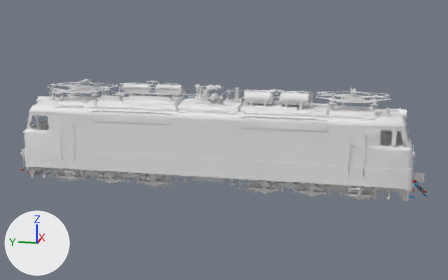
Two versions of the glTF model data/models_ktx/VL60pk-1543/VL60pk-1543.gltf, one commit apart.
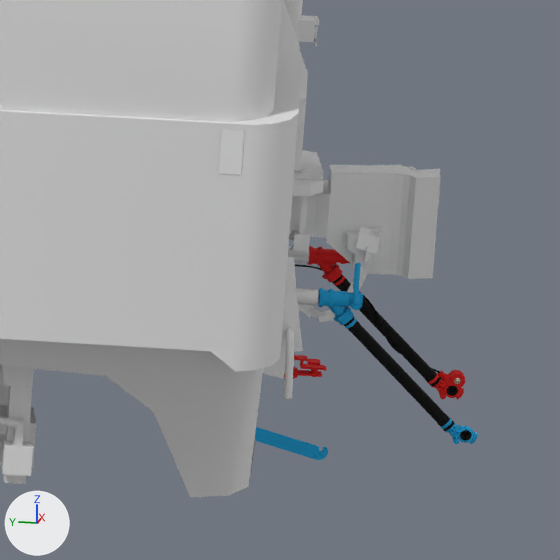
The first picture shows the older version from a camera (50 mm lens) standing at (-30.5, -6.7, 10.1) and looking at (0.1, -0.6, 2.4). The close-ups show the older and then the newer version on the part from 86% to 97% of the width and 57% to 74% of the height of that picture. Only the edits that show in the close-ups are written down. The axes (+X, +Y, +Z) are drawn at lower left. The lights are the same throughout. Where no turn or scale is listed for an object, it has been applied to the vertices.

In view in the first close-up: 'BP_bwd_Anglecock_body', 'Cab_Korpus-2', 'FL_bwd_Hose_holder_hook', 'FL_bwd_Hose_rotate_down', 'Kab_num_1', 'KatushkiALSN', 'MainBody', 'Metelnik-2', 'Pinch-2', 'SA3_bwd', 'SA3_bwd_chain', 'Uncouple_rode' and 29 more.
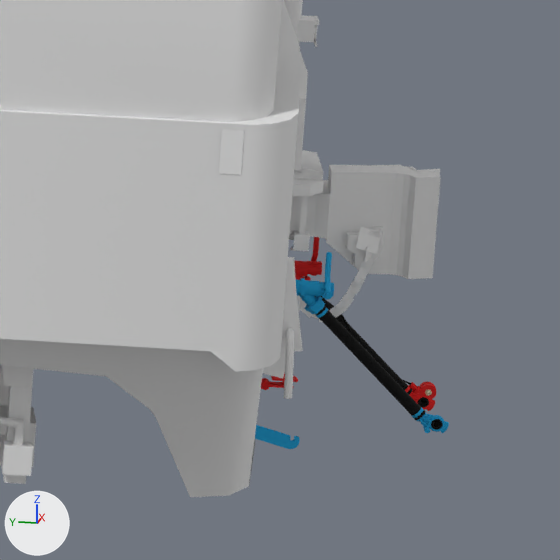
ob_bp_bwd_root is not drawn itself; it is the parent of ob_bp_bwd_anglecock_root, ob_bp_bwd_hose_holder, ob_bp_bwd_hose_root.
ob_fl_bwd_root is not drawn itself; it is the parent of ob_fl_bwd_anglecock_root, ob_fl_bwd_hose_holder_hook, ob_fl_bwd_hose_root.

Changed parts and their boxes (x1, y1, x2, y2) in the close-ups (560 x 560 px):
'FL_bwd_Hose_rotate_down', moved
    before: (369, 343, 428, 403)
    after: (340, 332, 399, 392)
'FL_bwd_Anglecock_body', moved
    before: (318, 288, 363, 322)
    after: (296, 278, 334, 311)
'BP_bwd_Anglecock_body', moved
    before: (308, 246, 350, 279)
    after: (294, 260, 322, 281)
'FL_bwd_Hose_holder_hook', moved
    before: (255, 427, 328, 460)
    after: (255, 425, 300, 449)
'BP_bwd_Head_369A', moved
    before: (433, 370, 465, 400)
    after: (409, 382, 436, 411)
'FL_bwd_Head_R1', moved
    before: (445, 423, 478, 444)
    after: (416, 412, 449, 433)
'FL_bwd_Anglecock_handle', moved
    before: (351, 263, 361, 310)
    after: (323, 252, 332, 300)
'BP_bwd_Hose_rotate_side_slope_1', moved
    before: (375, 319, 401, 346)
    after: (352, 331, 372, 353)
'BP_bwd_Hose_rotate_down', moved
    before: (359, 299, 384, 326)
    after: (336, 314, 355, 335)
'BP_bwd_Hose_holder_handle', moved
    before: (294, 355, 327, 377)
    after: (271, 374, 298, 385)
'FL_bwd_Hose_end_2', moved
    before: (419, 396, 439, 415)
    after: (390, 385, 410, 404)
'FL_bwd_Hose_begin_2', moved
    before: (358, 332, 378, 351)
    after: (330, 321, 349, 340)
'BP_bwd_Hose_rotate_side_slope_2', moved
    before: (391, 337, 415, 359)
    after: (370, 349, 386, 367)
'BP_bwd_Hose_holder', moved
    before: (284, 366, 322, 378)
    after: (261, 378, 294, 390)
'BP_bwd_Hose_end_2', moved
    before: (406, 352, 426, 371)
    after: (383, 363, 397, 379)
'FL_bwd_Hose_end_1', moved
    before: (430, 407, 446, 423)
    after: (401, 396, 417, 412)
'FL_bwd_Hose_begin_1', moved
    before: (351, 324, 367, 339)
    after: (322, 314, 338, 329)
'FL_bwd_Hose_lapped_end', moved
    before: (437, 414, 454, 431)
    after: (408, 404, 425, 420)
'FL_bwd_Rubber_seal', moved
    before: (460, 430, 472, 441)
    after: (431, 419, 443, 430)
'BP_bwd_Hose_end_1', moved
    before: (418, 363, 433, 378)
    after: (394, 375, 404, 387)
'FL_bwd_Root_screw', moved
    before: (337, 310, 354, 325)
    after: (309, 300, 325, 314)
'BP_bwd_Rubber_seal', moved
    before: (447, 386, 458, 396)
    after: (418, 397, 429, 408)
'FL_bwd_Hose_lapped_begin', moved
    before: (344, 317, 360, 332)
    after: (315, 306, 331, 321)
'BP_bwd_Hose_lapped_end', moved
    before: (424, 369, 441, 387)
    after: (402, 380, 412, 394)
'BP_bwd_Hose_lapped_begin', moved (not visible afterwards)
    before: (295, 264, 348, 289)
'BP_bwd_Anglecock_handle', moved (not visible before)
    after: (311, 237, 319, 261)
'FL_bwd_Hose_clip_end', moved
    before: (440, 417, 452, 429)
    after: (412, 407, 423, 418)
'FL_bwd_Hose_clip_begin', moved
    before: (345, 317, 357, 329)
    after: (316, 308, 328, 318)
'BP_bwd_Root_screw', moved (not visible afterwards)
    before: (327, 269, 342, 282)
'BP_bwd_Hose_begin_2', moved
    before: (359, 292, 367, 306)
    after: (324, 300, 334, 310)
'BP_bwd_Hose_begin_1', moved
    before: (340, 281, 351, 292)
    after: (321, 296, 326, 303)
'BP_bwd_Head_369A_contact', moved
    before: (454, 378, 461, 384)
    after: (425, 390, 432, 396)
'BP_bwd_Hose_clip_end', moved
    before: (427, 373, 439, 384)
    after: (405, 386, 410, 392)
'BP_bwd_Hose_clip_begin', moved (not visible afterwards)
    before: (333, 275, 345, 286)

Edits to the bpy script that builds the scene:
```text
Change ob_bp_bwd_root:
    ob_bp_bwd_root.location: (0.23, -10.3, 0.64) -> (0.17, -10.18, 0.6)
Change ob_fl_bwd_root:
    ob_fl_bwd_root.location: (-0.36, -10.29, 0.64) -> (-0.3, -10.18, 0.66)
```
